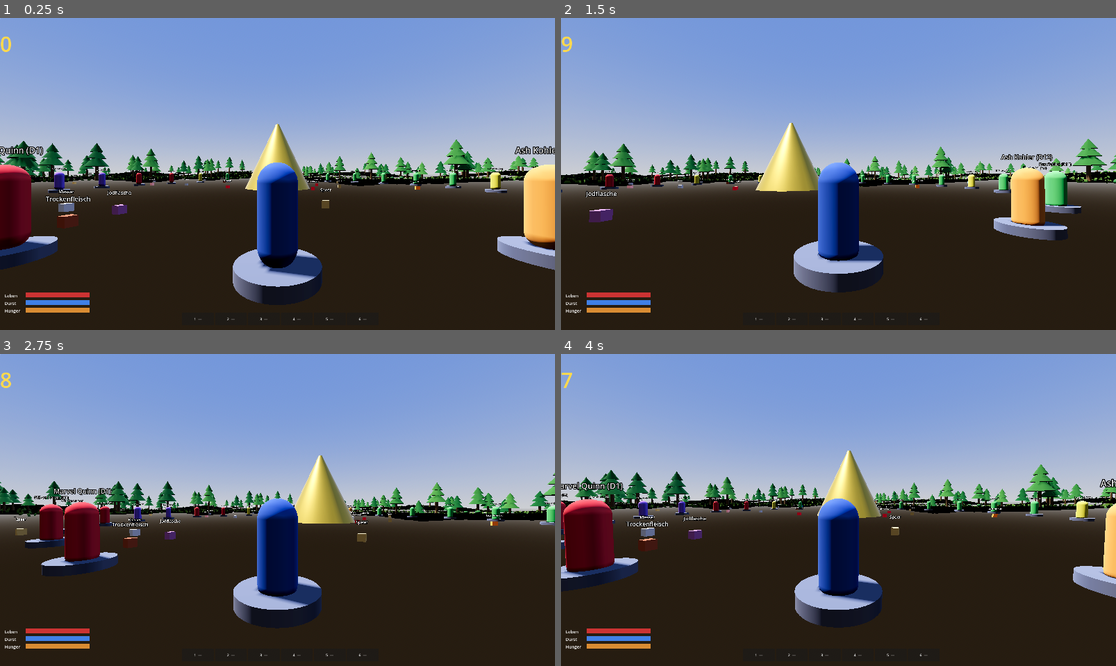
Above: before the commit, frames 1-4 (two rows, left to right).
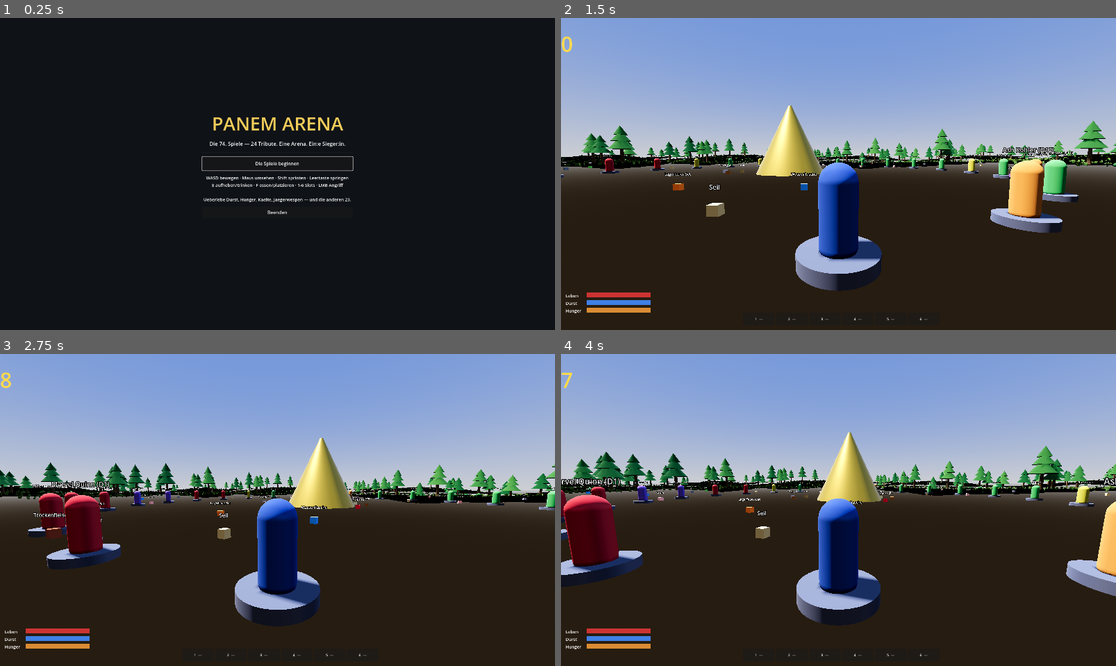
Above: after the commit, the same moments.

Repository: avrundingdesign-ctrl/game
Game: Godot game, scene res://ui/main_menu.tscn
Two runs of this game, one before a commit and one after it. Both use one fixed random seed, a clock stepped at 60 frames per second and the inputs below. Before the commit the project starts from res://scenes/arena/arena.tscn.
Inputs (mouse positions are in pixels of both pictures, inside the frame that each line leads up to):
- Up to frame 1 (0.25 s): no input
- Up to frame 2 (1.5 s): click (838, 164) at 0.5 s, where only the run after the commit has a clickable "Die Spiele beginnen"; tap Enter (ui_accept) at 1.25 s; move the mouse to (866, 174) at 1.27 s; hold W (move_forward) from 1.28 s (still down); hold Shift (sprint) from 1.28 s (still down)
- Up to frame 3 (2.75 s): keep holding W (move_forward); tap Space (jump) at 1.52, 2.27 s; move the mouse to (249, 510) at 2.02 s; release Shift (sprint) at 2.03 s; click (249, 510) at 2.1 s; tap Shift (sprint) at 2.3 s
- Up to frame 4 (4 s): keep holding W (move_forward); tap Enter (ui_accept) at 2.75 s; move the mouse to (849, 503) at 2.77 s; hold F (consume) 2.78-3.53 s; tap Shift (sprint) at 3.05, 3.8 s; move the mouse to (832, 516) at 3.52 s; tap E (interact) at 3.6 s; tap Space (jump) at 3.77 s

The runs differ from the first frame. In frame 1, 66% of the frame differs, in the area x 0-100%, y 0-97%; in frame 2, 15%; in frame 3, 15%; in frame 4, 16%.

Commit message:
Phase 5: Hauptmenü, Karriero-Verrat, Statistik, Balancing
- Hauptmenü (Titel, Start, Steuerungsuebersicht, Beenden); Headless/Autostart
  ueberspringt es fuer Tests und Movie-Runs
- Karriero-Ruedel zerbricht im Endgame (ab 8 Ueberlebenden greifen sie einander an)
- Game-Over zeigt Publikums-Rating; Todes-Fix: nur das Mesh kippt um,
  die Kamera bleibt aufrecht
- Balance: Wespennester 6 -> 4, Nachtkaelte 15 -> 11 HP/Nacht
- Validiert per Observer-Simulation: Feast erzeugte erstmals Karriero-Doppelkill,
  Verdursten-Attrition durch Wasserflaschen-Nutzung stark gesunken

Co-Authored-By: Claude Fable 5 <noreply@anthropic.com>
Claude-Session: https://claude.ai/code/session_01E8ShusmjVUJfyeTiahpfrr

Diff:
--- a/project.godot
+++ b/project.godot
@@ -7,7 +7,7 @@
 
 config/name="Panem Arena"
 config/description="3D-Survival-Battle-Royale nach Vorbild der 74. Hungerspiele (Fanprojekt)."
-run/main_scene="res://scenes/arena/arena.tscn"
+run/main_scene="res://ui/main_menu.tscn"
 config/features=PackedStringArray("4.7", "Forward Plus")
 
 [autoload]
--- a/scenes/arena/arena.gd
+++ b/scenes/arena/arena.gd
@@ -329,7 +329,7 @@
 
 ## Jaegerwespen-Nester an zufaelligen Baeumen
 func _spawn_wasp_nests() -> void:
-	for i in 6:
+	for i in 4:
 		if _tree_positions.is_empty():
 			return
 		var at: Vector3 = _tree_positions[rng.randi() % _tree_positions.size()]
--- a/scenes/tribute/ai_tribute.gd
+++ b/scenes/tribute/ai_tribute.gd
@@ -342,8 +342,9 @@
 		var other := node as TributeBase
 		if other == self or not other.alive:
 			continue
-		# Karrieros greifen keine anderen Karrieros an (Ruedel-Allianz, Phase 1)
-		if profil == "karriero" and "profil" in other and other.profil == "karriero":
+		# Karriero-Ruedel haelt — bis das Endgame beginnt, dann Verrat (Buch-Logik)
+		if profil == "karriero" and "profil" in other and other.profil == "karriero" \
+				and GameManager.tributes_alive > 8:
 			continue
 		var distance := global_position.distance_to(other.global_position)
 		if distance < best_distance and _can_detect(other, distance):
--- a/scenes/tribute/tribute_base.gd
+++ b/scenes/tribute/tribute_base.gd
@@ -59,7 +59,7 @@
 		take_damage(1.5 * delta, "Jaegerwespen")
 	# Tiefe Nacht (23-5 Uhr) ohne Schlafsack oder Lagerfeuer: Kaelteschaden
 	if (DayNight.hour < 5.0 or DayNight.hour >= 23.0) and not _is_warm():
-		take_damage(15.0 / (0.25 * day) * delta, "Kaelte")
+		take_damage(11.0 / (0.25 * day) * delta, "Kaelte")
 	elif health < 100.0 and health > 0.0 and thirst > 60.0 and hunger > 60.0 and bleeding_seconds <= 0.0:
 		# Langsame Heilung bei guter Versorgung (~12 HP pro Tag)
 		health = minf(100.0, health + 12.0 / day * delta)
@@ -92,8 +92,9 @@
 	health = 0.0
 	died.emit(self, killer_name)
 	GameManager.report_death(tribute_name, district, killer_name)
-	# Leiche: Kapsel umlegen, Kollision deaktivieren (Hovercraft kommt spaeter)
-	rotation.z = PI / 2.0
+	# Leiche: nur das Mesh umlegen (Kamera bleibt aufrecht), Kollision aus
+	if has_node("Mesh"):
+		get_node("Mesh").rotation.z = PI / 2.0
 	set_collision_layer_value(1, false)
 	set_physics_process(false)
 
--- a/systems/game_manager.gd
+++ b/systems/game_manager.gd
@@ -106,4 +106,5 @@
 		"tage": day_number,
 		"kills": player_kills,
 		"uebrig": tributes_alive,
+		"rating": SponsorSystem.rating,
 	})
--- a/ui/hud.gd
+++ b/ui/hud.gd
@@ -240,7 +240,8 @@
 	_game_over_title.text = "DU BIST SIEGER DER 74. SPIELE!" if victory else "DU BIST GEFALLEN"
 	_game_over_title.add_theme_color_override("font_color",
 		Color(1, 0.85, 0.3) if victory else Color(0.85, 0.3, 0.3))
-	_game_over_stats.text = "Überlebte Tage: %d      Kills: %d" % [stats.tage, stats.kills]
+	_game_over_stats.text = "Überlebte Tage: %d      Kills: %d      Publikums-Rating: %.0f" % [
+		stats.tage, stats.kills, stats.get("rating", 0.0)]
 	_game_over_rect.visible = true
 	Input.mouse_mode = Input.MOUSE_MODE_VISIBLE
 
--- /dev/null
+++ b/ui/main_menu.gd
@@ -0,0 +1,63 @@
+extends Control
+## Hauptmenue: Titel, Start, Steuerungsuebersicht, Beenden.
+
+func _ready() -> void:
+	# Headless-Tests und Autostart ueberspringen das Menue
+	if DisplayServer.get_name() == "headless" or OS.get_environment("PANEM_AUTOSTART") == "1":
+		get_tree().change_scene_to_file.call_deferred("res://scenes/arena/arena.tscn")
+		return
+	Input.mouse_mode = Input.MOUSE_MODE_VISIBLE
+	set_anchors_preset(Control.PRESET_FULL_RECT)
+
+	var background := ColorRect.new()
+	background.color = Color(0.06, 0.07, 0.09)
+	background.set_anchors_preset(Control.PRESET_FULL_RECT)
+	add_child(background)
+
+	var box := VBoxContainer.new()
+	box.anchor_left = 0.5
+	box.anchor_right = 0.5
+	box.anchor_top = 0.5
+	box.anchor_bottom = 0.5
+	box.offset_left = -260
+	box.offset_right = 260
+	box.offset_top = -220
+	box.offset_bottom = 240
+	box.add_theme_constant_override("separation", 14)
+	add_child(box)
+
+	var title := Label.new()
+	title.text = "PANEM ARENA"
+	title.add_theme_font_size_override("font_size", 64)
+	title.add_theme_color_override("font_color", Color(0.95, 0.8, 0.35))
+	title.horizontal_alignment = HORIZONTAL_ALIGNMENT_CENTER
+	box.add_child(title)
+
+	var subtitle := Label.new()
+	subtitle.text = "Die 74. Spiele — 24 Tribute. Eine Arena. Ein:e Sieger:in."
+	subtitle.add_theme_font_size_override("font_size", 18)
+	subtitle.horizontal_alignment = HORIZONTAL_ALIGNMENT_CENTER
+	box.add_child(subtitle)
+
+	box.add_child(HSeparator.new())
+
+	var start_button := Button.new()
+	start_button.text = "Die Spiele beginnen"
+	start_button.custom_minimum_size = Vector2(0, 48)
+	start_button.pressed.connect(func() -> void:
+		get_tree().change_scene_to_file("res://scenes/arena/arena.tscn"))
+	box.add_child(start_button)
+
+	var controls := Label.new()
+	controls.text = "WASD bewegen · Maus umsehen · Shift sprinten · Leertaste springen\nE aufheben/trinken · F essen/platzieren · 1-6 Slots · LMB Angriff\n\nUeberlebe Durst, Hunger, Kaelte, Jaegerwespen — und die anderen 23."
+	controls.add_theme_font_size_override("font_size", 15)
+	controls.horizontal_alignment = HORIZONTAL_ALIGNMENT_CENTER
+	box.add_child(controls)
+
+	var quit_button := Button.new()
+	quit_button.text = "Beenden"
+	quit_button.custom_minimum_size = Vector2(0, 40)
+	quit_button.pressed.connect(func() -> void: get_tree().quit())
+	box.add_child(quit_button)
+
+	start_button.grab_focus()
--- /dev/null
+++ b/ui/main_menu.tscn
@@ -0,0 +1,8 @@
+[gd_scene load_steps=2 format=3]
+
+[ext_resource type="Script" path="res://ui/main_menu.gd" id="1_menu"]
+
+[node name="MainMenu" type="Control"]
+anchor_right = 1.0
+anchor_bottom = 1.0
+script = ExtResource("1_menu")
Not shown, added: ui/main_menu.gd.uid
Not shown, changed: PLAN.md
Not shown, changed: README.md
